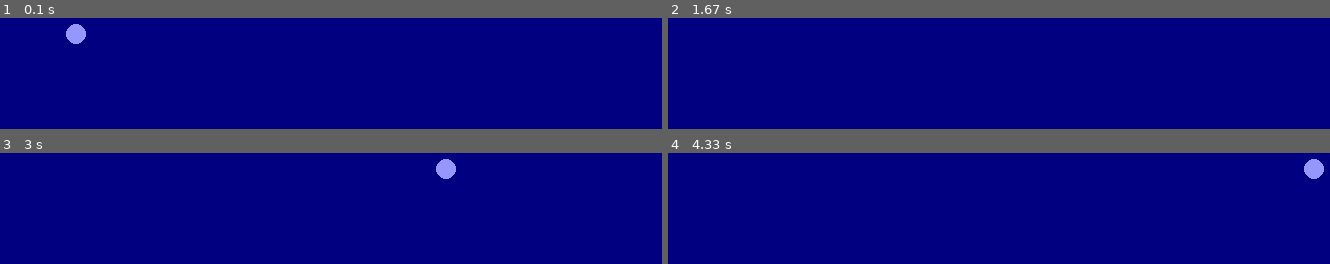
Above: before the commit, frames 1-4 (two rows, left to right).
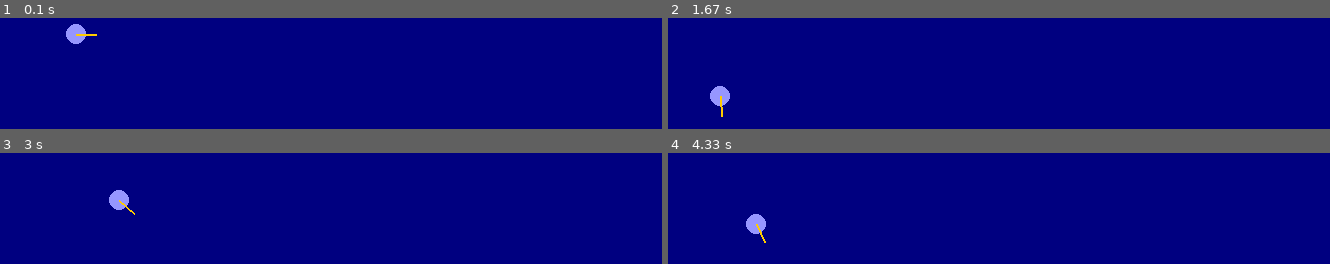
Above: after the commit, the same moments.

Repository: LorezV/pygame-evill-stuff
Game: pygame game, started from main.py
Same seed, same stepped clock (60 frames per second), same inputs: the game is played once before the commit and once after it.
Inputs:
- Up to frame 1 (0.1 s): no input
- Up to frame 2 (1.67 s): hold W 0.33-0.8 s; hold Right 0.33-0.8 s; hold Right 0.83-1.3 s; hold D 0.83-1.3 s; hold Right from 1.33 s (still down); hold D from 1.33 s (still down)
- Up to frame 3 (3 s): release Right at 1.8 s; release D at 1.8 s; hold Left 1.83-2.37 s; hold A 1.83-2.37 s; hold Left 2.4-2.8 s; hold A 2.4-2.8 s; hold Right from 2.83 s (still down); hold D from 2.83 s (still down)
- Up to frame 4 (4.33 s): release Right at 3.47 s; release D at 3.47 s; hold Left 3.5-3.97 s; hold A 3.5-3.97 s; hold Right from 4 s (still down); hold D from 4 s (still down)

The runs differ from the first frame. In frame 1, less than 0.1% of the frame differs, in the area x 11-15%, y 14-17%; in frame 2, 0.4%; in frame 3, 0.9%; in frame 4, 0.9%, in the area x 11-100%, y 5-82%.

Commit message:
Улучшение управления игроком.

Diff:
--- a/modules/Player.py
+++ b/modules/Player.py
@@ -1,4 +1,5 @@
-import pygame
+import pygame, math
+from .Settings import *
 
 
 class Player():
@@ -6,17 +7,37 @@
         super().__init__()
         self.x, self.y = 100, 100
 
+        # Перенести в settings
+        self.player_speed = 2
+        self.angle = 0
+
+    @property
+    def pos(self):
+        return (self.x, self.y)
+
     def draw(self, surface):
         pygame.draw.circle(surface, (150, 150, 255), (self.x, self.y), 10)
+        pygame.draw.line(surface, YELLOW, self.pos,
+                         (self.x + 20 * math.cos(self.angle), self.y + 20 * math.sin(self.angle)), 2)
         self.movement()
 
     def movement(self):
+        sin_a = math.sin(self.angle)
+        cos_a = math.cos(self.angle)
         keys = pygame.key.get_pressed()
+        if keys[pygame.K_w]:
+            self.x += self.player_speed * cos_a
+            self.y += self.player_speed * sin_a
+        if keys[pygame.K_s]:
+            self.x += -self.player_speed * cos_a
+            self.y += -self.player_speed * sin_a
+        if keys[pygame.K_a]:
+            self.x += self.player_speed * sin_a
+            self.y += -self.player_speed * cos_a
+        if keys[pygame.K_d]:
+            self.x += -self.player_speed * sin_a
+            self.y += self.player_speed * cos_a
+        if keys[pygame.K_LEFT]:
+            self.angle -= 0.02
         if keys[pygame.K_RIGHT]:
-            self.x += 10
-        elif keys[pygame.K_LEFT]:
-            self.x -= 10
-        if keys[pygame.K_UP]:
-            self.y -= 10
-        if keys[pygame.K_DOWN]:
-            self.y += 10
+            self.angle += 0.02
